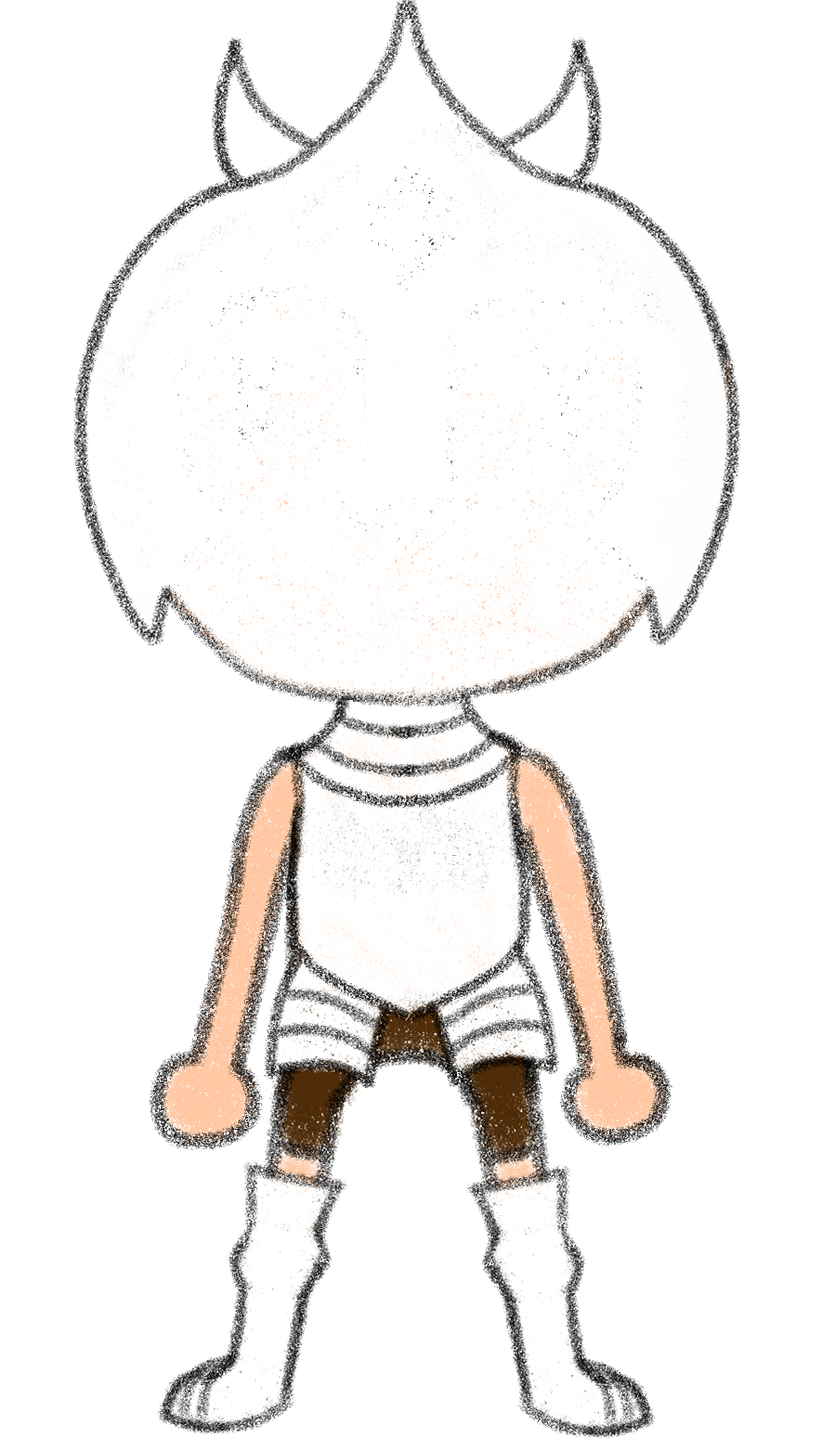
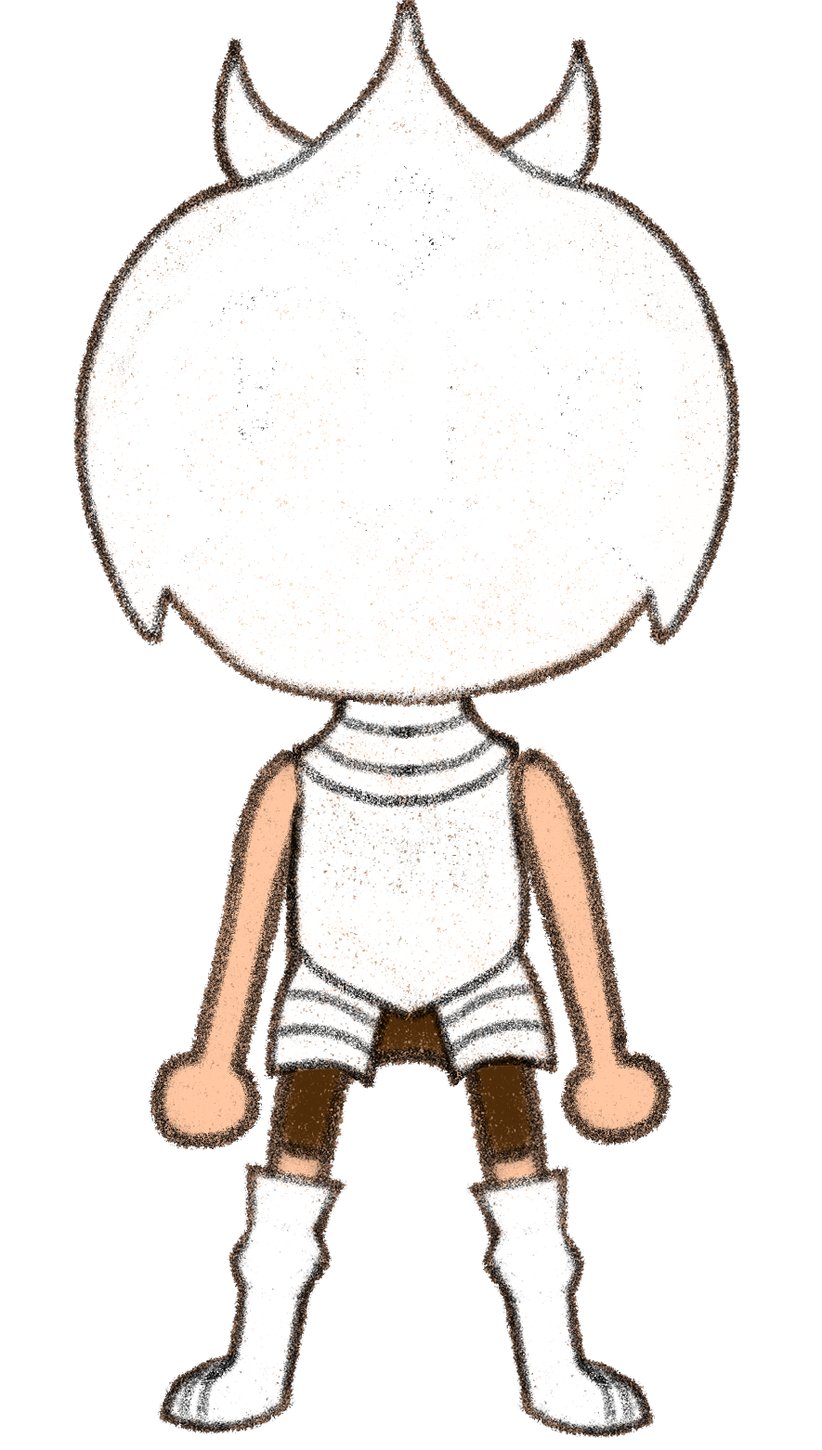
Layer changes from the first 822x1450 image to the second:
painted on "cabeza" over [73, 0, 740, 708]
painted on "cuerpo" over [263, 645, 559, 1121]
painted on "pierna der" over [148, 986, 655, 1439]
painted on "pierna_izq" over [157, 981, 673, 1435]
painted on "brazo_der" over [506, 745, 673, 1147]
painted on "brazo_izq" over [148, 738, 316, 1151]
